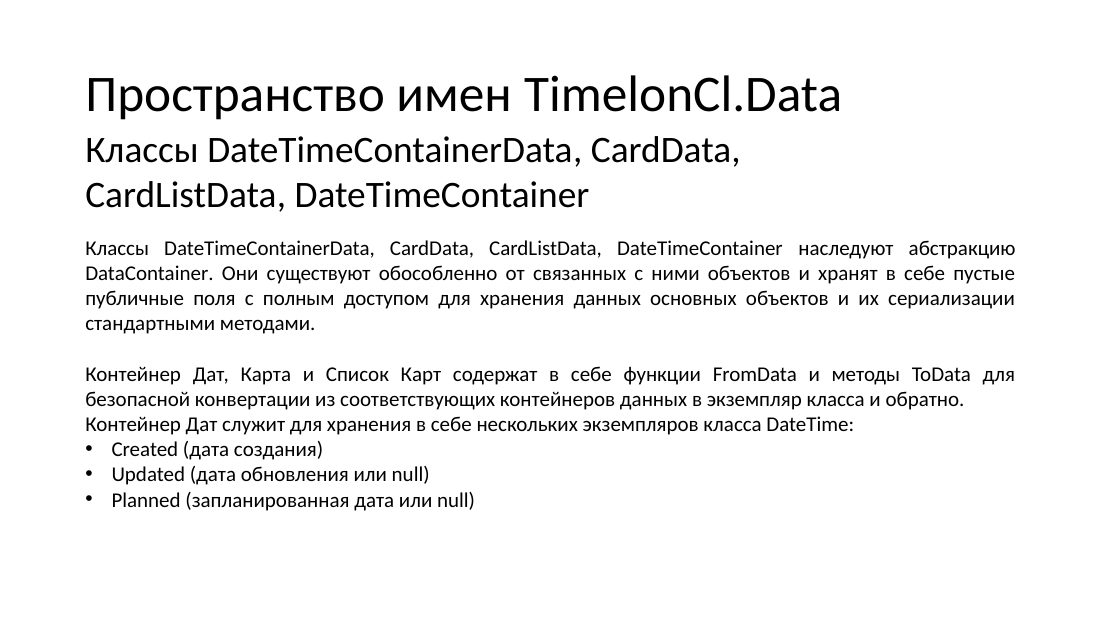
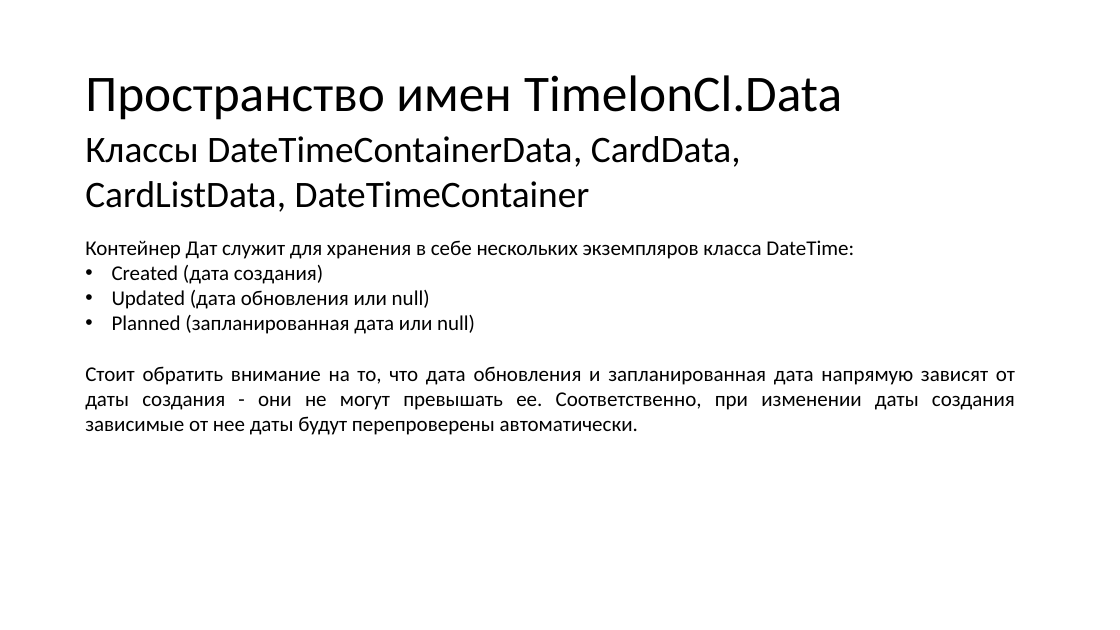
Before and after one commit to N0tilT/Timelon, a slide deck: slide 18 of docs/Timelon.pptx. Drawn at 1120x630 pixels with LibreOffice and Linux fonts; fonts in the diff are those of the drawing. Boxes give left, top, right and bottom in pixels: in the first picture for what was removed or moved away, otherwise in the second. Text is boxed around its words. In the diff, an @@ line names an element or a change of style, - is before the commit and + after.

```diff
--- a/docs/Timelon.pptx
+++ b/docs/Timelon.pptx
@@ text at (x1=85, y1=240, x2=1016, y2=410): paragraphs removed @@
-Классы DateTimeContainerData, CardData, CardListData, DateTimeContainer наследуют абстракцию DataContainer. Они существуют обособленно от связанных с ними объектов и хранят в себе пустые публичные поля с полным доступом для хранения данных основных объектов и их сериализации стандартными методами.
-Контейнер Дат, Карта и Список Карт содержат в себе функции FromData и методы ToData для безопасной конвертации из соответствующих контейнеров данных в экземпляр класса и обратно.
@@ text at (x1=85, y1=366, x2=1015, y2=435): paragraph added @@
+Стоит обратить внимание на то, что дата обновления и запланированная дата напрямую зависят от даты создания - они не могут превышать ее. Соответственно, при изменении даты создания зависимые от нее даты будут перепроверены автоматически.
```
Also in this commit, not shown: 4 other slides changed, 1 slide added.
